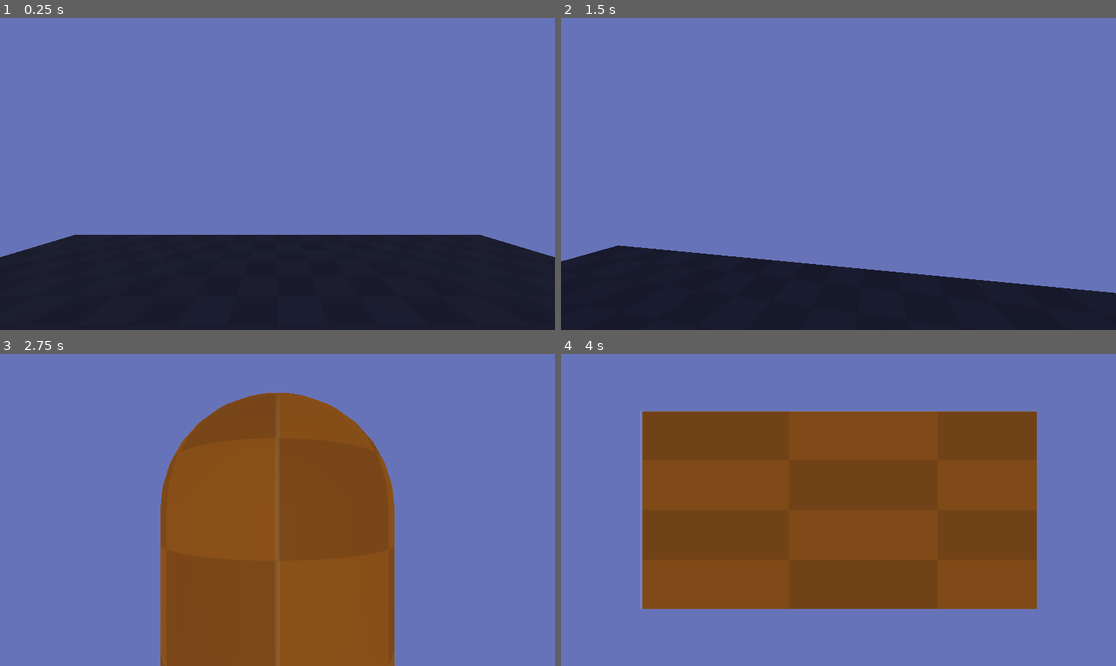
Above: before the commit, frames 1-4 (two rows, left to right).
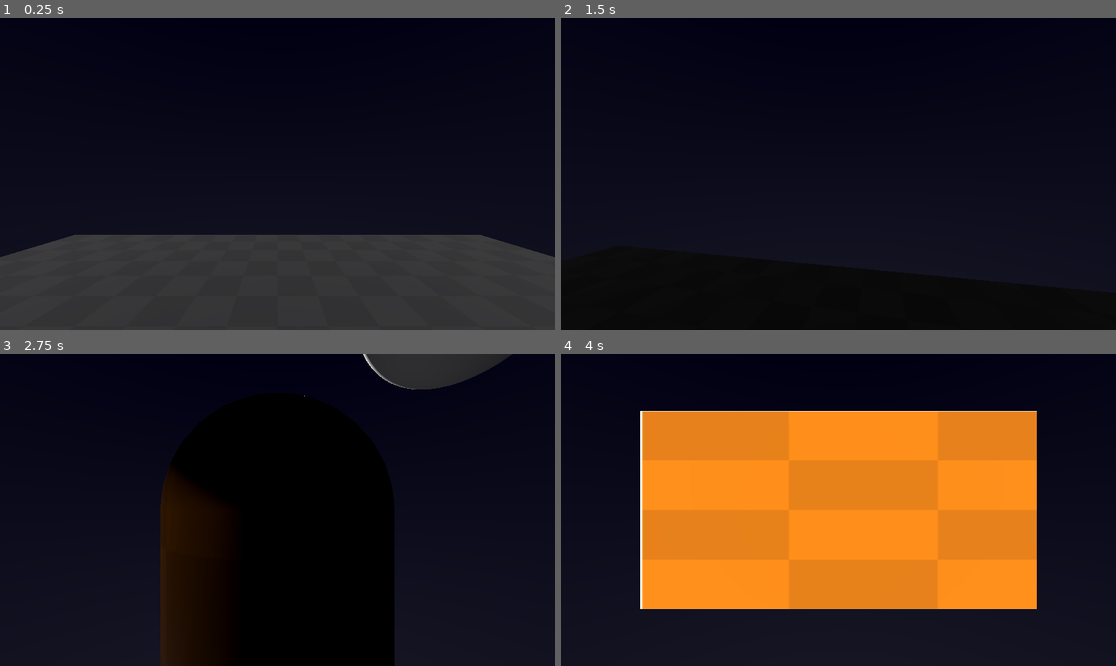
Above: after the commit, the same moments.

Repository: FroggLeo/driving-game
Game: Godot game, scene res://world.tscn
Same seed, same stepped clock (60 frames per second), same inputs: the game is played once before the commit and once after it.
Inputs (mouse positions are in pixels of both pictures, inside the frame that each line leads up to):
- Up to frame 1 (0.25 s): no input
- Up to frame 2 (1.5 s): tap Enter at 0.5 s; move the mouse to (866, 174) at 0.52 s; hold Right mouse button (move_camera) 0.53-1.28 s; hold W (move_forward) from 0.53 s (still down); tap Space (jump) at 0.77 s; move the mouse to (810, 174) at 1.27 s; tap Mouse wheel up (zoom_in) at 1.35 s
- Up to frame 3 (2.75 s): keep holding W (move_forward); tap Space (jump) at 1.52 s; move the mouse to (288, 503) at 2.02 s; hold Mouse wheel down (zoom_out) from 2.03 s (still down)
- Up to frame 4 (4 s): move the mouse to (810, 572) at 2.77 s; release Mouse wheel down (zoom_out) at 2.78 s; tap Alt at 2.85 s; tap Space (jump) at 3.02, 3.77 s; move the mouse to (1005, 556) at 3.52 s; release W (move_forward) at 3.53 s; hold A (move_left) from 3.53 s (still down); tap Shift at 3.6 s

The runs differ from the first frame. In frame 1, 98% of the frame differs, in the area x 0-100%, y 0-100%; in frame 2, 100%; in frame 3, 100%; in frame 4, 100%.

Commit message:
add basic sky shader

Diff:
--- a/godot_project/environment/sky.gd
+++ b/godot_project/environment/sky.gd
@@ -1,7 +1,7 @@
 extends WorldEnvironment
 
 # seconds in a day
-@export var day_length: float = 10
+@export var day_length: float = 0.5
 
 # days to take the moon to do one cycle, from full moon to full moon
 @export var moon_length: float = 29.5
@@ -17,13 +17,21 @@
 @export var moon_axial_tilt: float = 5.0
 # tilt of the equinox from the vertical, or the degree of the latitude
 # 34 degrees is around los angeles's equinox
-@export var latitude = 34
+@export var latitude: float = 34
+
+# energy of the sunlight
+@export var sun_energy: float = 1.0
+# moonlight
+# max fraction of the reflected sunlight @ full moon, 0 to 1
+@export var moon_energy: float = 0.136
 
 # nodes used
 @onready var sun = $sun_tilt/sun
 @onready var moon = $moon_tilt/moon
 @onready var sun_tilt = $sun_tilt
 @onready var moon_tilt = $moon_tilt
+@onready var sun_light = $sun_tilt/sun/sun_light
+@onready var moon_light = $moon_tilt/moon/moon_light
 
 # all from 0 to 1
 # this is the initial amounts when the game starts
@@ -41,6 +49,8 @@
 	# set the tilt of the equinox
 	sun.rotation.x = deg_to_rad(latitude)
 	moon.rotation.x = deg_to_rad(latitude)
+	# set the initial sun energy
+	sun_light.light_energy = sun_energy
 
 # Called every frame. 'delta' is the elapsed time since the previous frame.
 func _process(delta: float) -> void:
@@ -76,9 +86,12 @@
 	# so that sometimes the moon can be seen in the day
 	var moon_angle = TAU * moon_time
 	moon.rotation.z = moon_angle + sun_angle
+	# moon light energy
+	# make sure to place the sun and moon meshes opposite of each other
+	moon_light.light_energy = sun_energy * moon_energy * absf(2 * (0.5 - moon_time))
 
 	# sun tilt
-	# using sin so that it goes from -1 to 1 instead of 0 to 1
+	# using sin so that it goes from 1 to -1 to 1 instead of 0 to 1
 	# trig...
 	var sun_tilt_angle = deg_to_rad(axial_tilt) * sin(year_time * TAU)
 	sun_tilt.rotation.x = sun_tilt_angle
--- a/godot_project/environment/sky.gdshader
+++ b/godot_project/environment/sky.gdshader
@@ -1,7 +1,33 @@
 shader_type sky;
 
-uniform vec3 skyColor : source_color;
+// sky color credits
+// https://www.figma.com/community/file/967898387862224533/sky-gradient-library
+
+// updated by the script
+uniform vec3 sun_rotation;
+
+// TODO change to arrays of colors
+uniform vec3 sunTint: source_color;
+
+uniform vec3 zenithColor: source_color;
+uniform vec3 horizonColor: source_color;
 
 void sky() {
-	COLOR = skyColor;
+	// gets the direction of where the camera is looking
+	vec3 direction = normalize(EYEDIR);
+	// blend factor of the horizon and zenith
+	// changes -1..1 to 0..1
+	// so that at the bottom, the factor is 0 and the top the factor is 1
+	float t = direction.y * 0.5 + 0.5;
+
+	//
+	vec3 color = mix(horizonColor, zenithColor, t);
+
+	vec3 sun_direction = normalize(sun_rotation);
+
+	float towards_sun = max(dot(direction, sun_direction), 0.0);
+	float sun_factor = pow(towards_sun, 50.0);
+
+	color = mix(color, sunTint, sun_factor);
+	COLOR = color;
 }
--- a/godot_project/environment/sky.tscn
+++ b/godot_project/environment/sky.tscn
@@ -5,7 +5,10 @@
 
 [sub_resource type="ShaderMaterial" id="ShaderMaterial_gr5xt"]
 shader = ExtResource("1_gr5xt")
-shader_parameter/skyColor = Color(0.40432602, 0.4500072, 0.72233397, 1)
+shader_parameter/sun_rotation = Vector3(0, 0, 0)
+shader_parameter/sunTint = Color(0.99795026, 0.96610767, 0, 1)
+shader_parameter/zenithColor = Color(0.007843138, 0.003921569, 0.06666667, 1)
+shader_parameter/horizonColor = Color(0.11764706, 0.11764706, 0.16470589, 1)
 
 [sub_resource type="Sky" id="Sky_dptxg"]
 sky_material = SubResource("ShaderMaterial_gr5xt")
@@ -25,20 +28,20 @@
 
 [node name="sun" type="Node3D" parent="sun_tilt"]
 
-[node name="MeshInstance3D" type="MeshInstance3D" parent="sun_tilt/sun"]
+[node name="sun_light" type="DirectionalLight3D" parent="sun_tilt/sun"]
+transform = Transform3D(1, 0, 0, 0, -4.371139e-08, -1, 0, 1, -4.371139e-08, 0, -5, 0)
+
+[node name="sun_mesh" type="MeshInstance3D" parent="sun_tilt/sun"]
 transform = Transform3D(1, 0, 0, 0, -4.371139e-08, -1, 0, 1, -4.371139e-08, 0, -5, 0)
 mesh = SubResource("SphereMesh_gr5xt")
-
-[node name="DirectionalLight3D" type="DirectionalLight3D" parent="sun_tilt/sun/MeshInstance3D"]
 
 [node name="moon_tilt" type="Node3D" parent="."]
 
 [node name="moon" type="Node3D" parent="moon_tilt"]
 
-[node name="MeshInstance3D" type="MeshInstance3D" parent="moon_tilt/moon"]
+[node name="moon_light" type="DirectionalLight3D" parent="moon_tilt/moon"]
+transform = Transform3D(1, 0, 0, 0, -4.371139e-08, 1, 0, -1, -4.371139e-08, 0, 5, 0)
+
+[node name="moon_mesh" type="MeshInstance3D" parent="moon_tilt/moon"]
 transform = Transform3D(0.7, 0, 0, 0, -3.059797e-08, -0.7, 0, 0.7, -3.059797e-08, 0, 5, 0)
 mesh = SubResource("SphereMesh_gr5xt")
-
-[node name="DirectionalLight3D" type="DirectionalLight3D" parent="moon_tilt/moon/MeshInstance3D"]
-transform = Transform3D(1, 0, 0, 0, -1, -8.742278e-08, 0, 8.742278e-08, -1, 0, 0, 0)
-light_energy = 0.12
